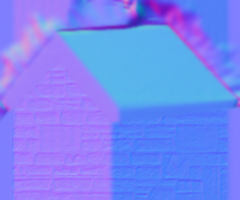
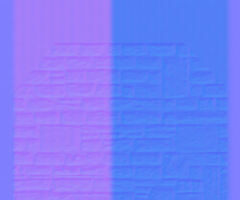
Revision of a layered 240x200 image; what changed, layer by layer:
added layer "Sichtbar#6" (soft light, 30%) above "Sichtbar#5" over [12, 43, 228, 200]
hid "inv_roof-Kopie#2" over [0, 0, 240, 126]
hid "Sichtbar#3" over [12, 50, 228, 200]
